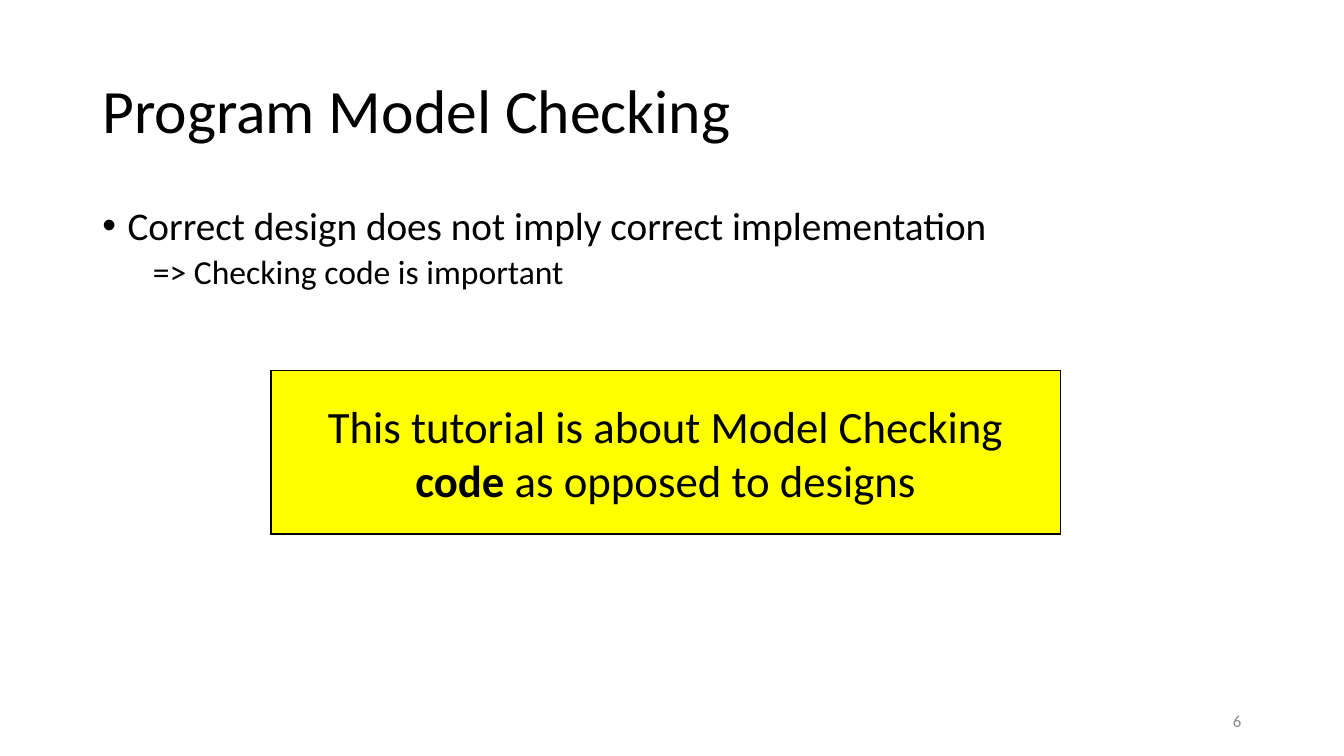
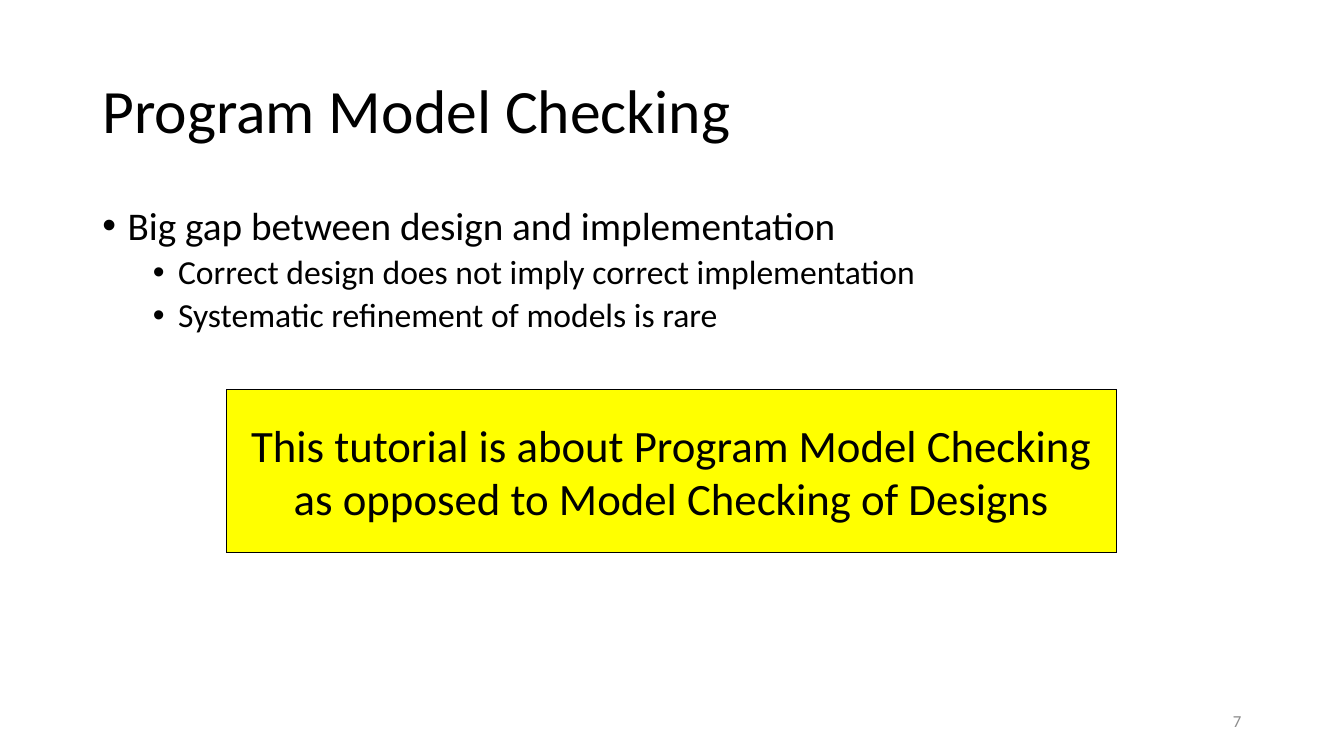
Before and after one commit to damorim/model-checking-tutorial, a slide deck: slide 7 of program-model-checking.pptx (slide 6 before the commit). Drawn at 1344x756 pixels with LibreOffice and Linux fonts; fonts in the diff are those of the drawing. Boxes give left, top, right and bottom in pixels: in the first picture for what was removed or moved away, otherwise in the second. Text is boxed around its words. In the diff, an @@ line names an element or a change of style, - is before the commit and + after.

```diff
--- a/program-model-checking.pptx
+++ b/program-model-checking.pptx
@@ text at (128,212,835,247): paragraph added @@
+• Big gap between design and implementation
@@ text at (178,260,915,290): size 28 to 24 pt in "Correct design does not imply correct implementation"; list level 1 to 2 in "Correct design does not imply ..." @@
@@ text at (178,303,717,333): text changed @@
-  => Checking code is important
+  • Systematic refinement of models is rare
@@ rectangle "This tutorial is about Program ...": place and size @@
-rectangle "This tutorial is about Program ..." at (271,371,1061,534)
+rectangle "This tutorial is about Program ..." at (227,389,1116,553)
@@ text in rectangle at (251,431,1091,523): text changed @@
-This tutorial is about Model Checking code as opposed to designs
+This tutorial is about Program Model Checking as opposed to Model Checking of Designs
@@ page number at (1233,716,1241,727): text changed @@
-6
+7
```
Also in this commit, not shown: 7 other slides changed, 2 slides added.
